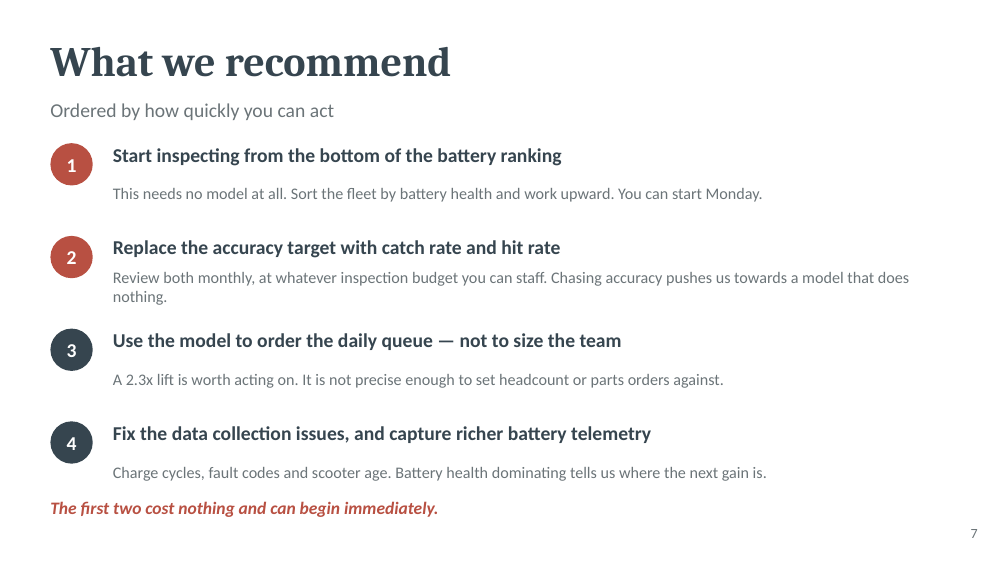
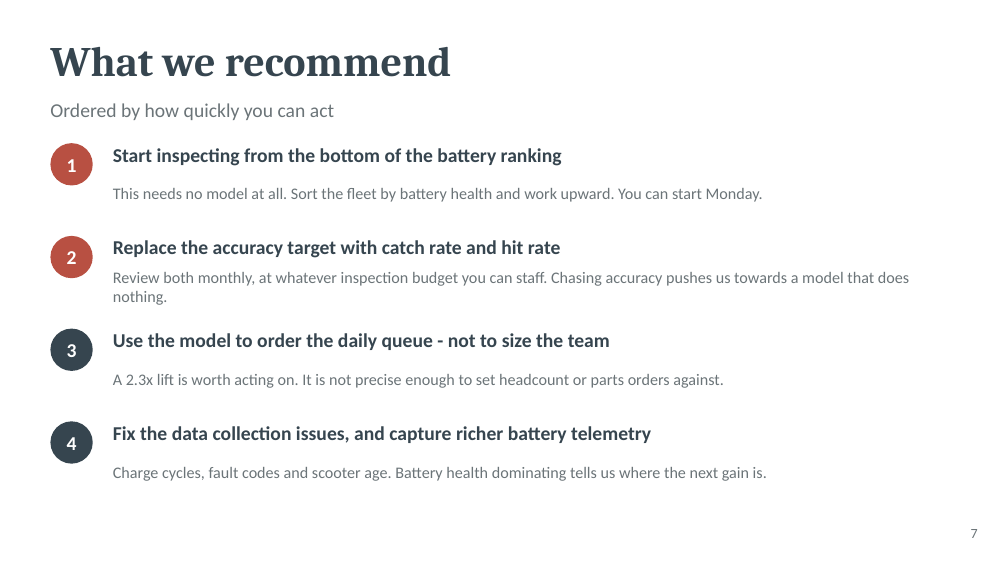
Before and after one commit to nikhilbansal034/pythontutedude, a slide deck: slide 7 of datacamp project/scooter_reliability_presentation.pptx. Drawn at 1008x567 pixels with LibreOffice and Linux fonts; fonts in the diff are those of the drawing. Boxes give left, top, right and bottom in pixels: in the first picture for what was removed or moved away, otherwise in the second. Text is boxed around its words. In the diff, an @@ line names an element or a change of style, - is before the commit and + after.

```diff
--- a/datacamp project/scooter_reliability_presentation.pptx
+++ b/datacamp project/scooter_reliability_presentation.pptx
@@ text at box(113, 333, 610, 350): text changed @@
-Use the model to order the daily queue — not to size the team
+Use the model to order the daily queue - not to size the team
@@ text removed at box(50, 501, 438, 517) @@
-The first two cost nothing and can begin immediately.
```
Also in this commit, not shown: 6 other slides changed, 1 slide removed.
